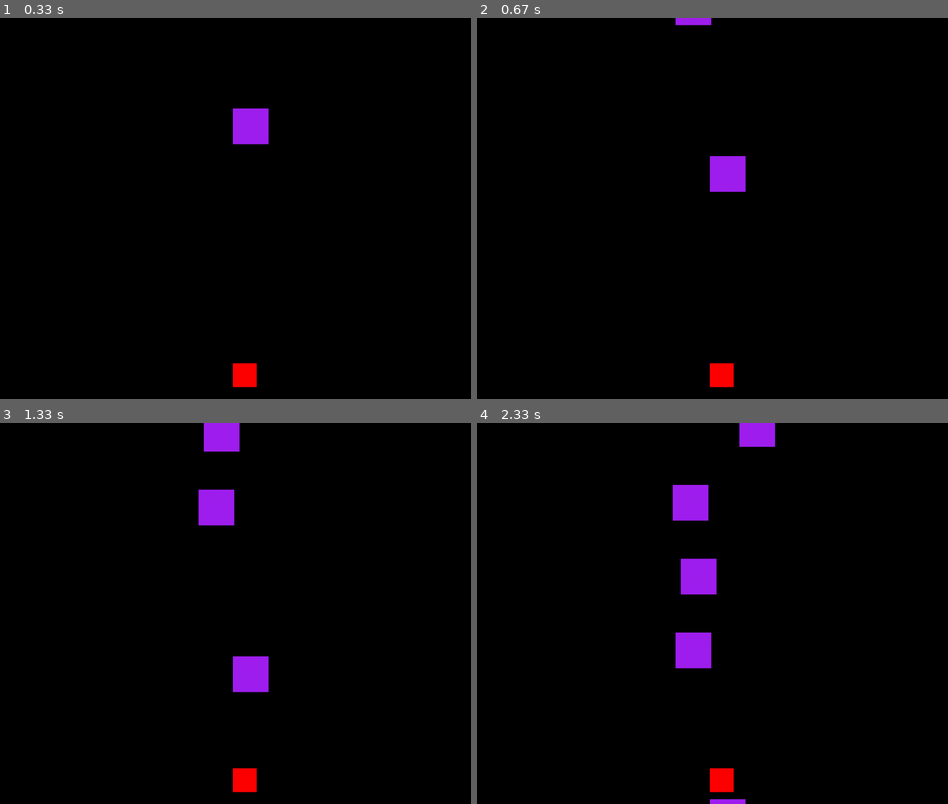
Above: before the commit, frames 1-4 (two rows, left to right).
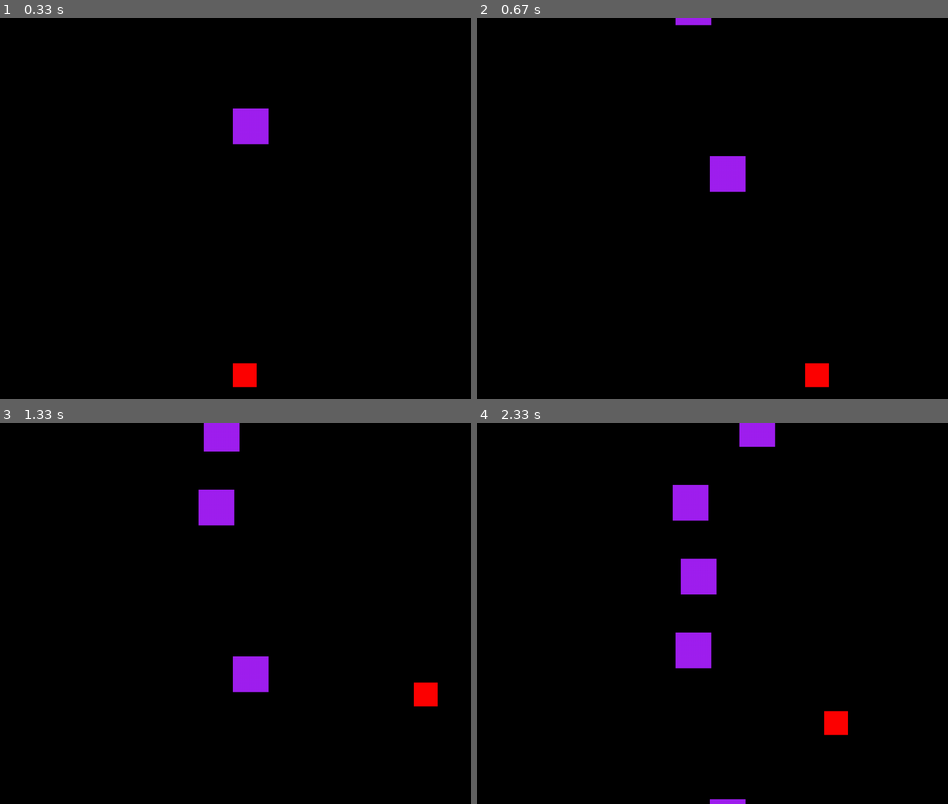
Above: after the commit, the same moments.

Repository: YLJOSE/EjerciciosPython
Game: pygame game, started from variables/pygame1.py
The game is run twice, just before and just after one commit, with the same random seed, the same clock (stepped at 60 frames per second) and the same inputs.
Inputs:
- Up to frame 1 (0.33 s): no input
- Up to frame 2 (0.67 s): hold Right from 0.33 s (still down)
- Up to frame 3 (1.33 s): release Right at 0.8 s; hold Up 0.83-1.13 s; hold Right from 1.17 s (still down)
- Up to frame 4 (2.33 s): release Right at 1.63 s; hold Left 1.67-2.2 s; hold Down from 2.23 s (still down)

Frame 1 is identical in both runs. In frame 2, 0.6% of the frame differs, in the area x 49-75%, y 90-97%; in frame 3, 0.6%; in frame 4, 0.6%.

Commit message:
clase hoy 03022025

Diff:
--- a/Ejercicios/main.py
+++ b/Ejercicios/main.py
@@ -11,3 +11,86 @@
     print("Eres un chucha")
 else:
     print("Eres menor weon")
+
+# nuevo
+print("nuevo\n" * 3)
+
+luchador = """el primo"""
+
+print(luchador)
+print(luchador[3])
+print(luchador[3:7])
+print(luchador[2:])
+print(luchador[:5])
+print(luchador[-1])
+print(luchador.upper())
+print(luchador.lower())
+
+
+print("Examen de marlene es el 21!!!")
+
+nombre= "carlos"
+nombre = nombre + "sds"
+print(nombre)
+
+#combinacion de datos
+list =[1,2,"Once",True,False]
+print(list)
+
+list[0]= "uno"
+
+list.append(False)
+
+print(list)
+
+list.remove(False)
+print(list)
+
+list.pop()
+print(list)
+
+# pedir datos usuario y castear
+
+edad = input("Ingresa tu edad bro?")
+
+int_edad = int(edad)
+
+if persona.edad > 18:
+    print("Eres mayor de edad broo")
+elif persona.edad == 20:
+    print("Eres un chucha")
+else:
+    print("Eres menor weon")
+valor =0
+numero=10
+#while
+while valor < numero:
+    print("Hello world!!")
+    valor +=10
+
+for i in range(10):
+    print(i)
+
+
+list2 = ["uno","dos", "Tres","cuatro"]
+for text in list2:
+    print(text)
+    print( "El texto anterior tiene: ", len(text) , " caracteres")
+
+for i in range(10,15):
+    print(i)
+
+for n in range(2,10):
+    for x in range(2,n):
+        if n % x == 0:
+            print(f"{n} es igual a {x} * {n//x}")
+            break
+    else:
+        print(f"{n} es primo")
+
+
+for n in range(2,10):
+    if n % 2 == 0:
+        print(f"el numero {n} es par")
+        continue
+    print(f"{n} es primo")
--- a/variables/pygame1.py
+++ b/variables/pygame1.py
@@ -26,6 +26,8 @@
 
 enemigos.append(Enemigo(ANCHO/2, 100))
 
+# se le agregó para poder mover el personaje con las flechas
+
 def gestionar_teclas(teclas):
     if teclas[pygame.K_w]:
         cubo.y -= cubo.velocidad
@@ -35,6 +37,14 @@
         cubo.x -= cubo.velocidad
     if teclas[pygame.K_d]:
         cubo.x += cubo.velocidad
+    if teclas[pygame.K_DOWN]:
+        cubo.y += cubo.velocidad
+    if teclas[pygame.K_RIGHT]:
+        cubo.x += cubo.velocidad
+    if teclas[pygame.K_LEFT]:
+        cubo.x -= cubo.velocidad
+    if teclas[pygame.K_UP]:
+        cubo.y -= cubo.velocidad
 
 
 while jugando:
--- a/variables2.0/desempaquetado.py
+++ b/variables2.0/desempaquetado.py
@@ -5,3 +5,6 @@
 print(nombre)
 print(apellido)
 print(edad)
+
+for i in range(20):
+    print(i)
--- a/variables2.0/diccionario.py
+++ b/variables2.0/diccionario.py
@@ -8,7 +8,7 @@
 #}
 # las listas no pueden ser claves, las tuplas si
 
-# crear diccionarios, las listas no pueden ser claves y usamosfrozemset para meter cnjuntos
+# crear diccionarios, las listas no pueden ser claves y usamosfrozemset para meter conjuntos
 diccionario_dos = {frozenset(["junjo", "rojas"]) ,"jajaja"}
 print(diccionario_dos)
 # diccionario fromkeys() con valor por defecto : none
--- a/variables2.0/tuplas.py
+++ b/variables2.0/tuplas.py
@@ -4,3 +4,9 @@
 tupla2 = "juanjo","rojas",20
 # creando tupla sin parentesis con un solo dato
 tupla3 = "causa",
+
+#  verificar
+
+print(tupla)
+print(tupla2)
+print(tupla3)
Not shown, removed: contexto_React
